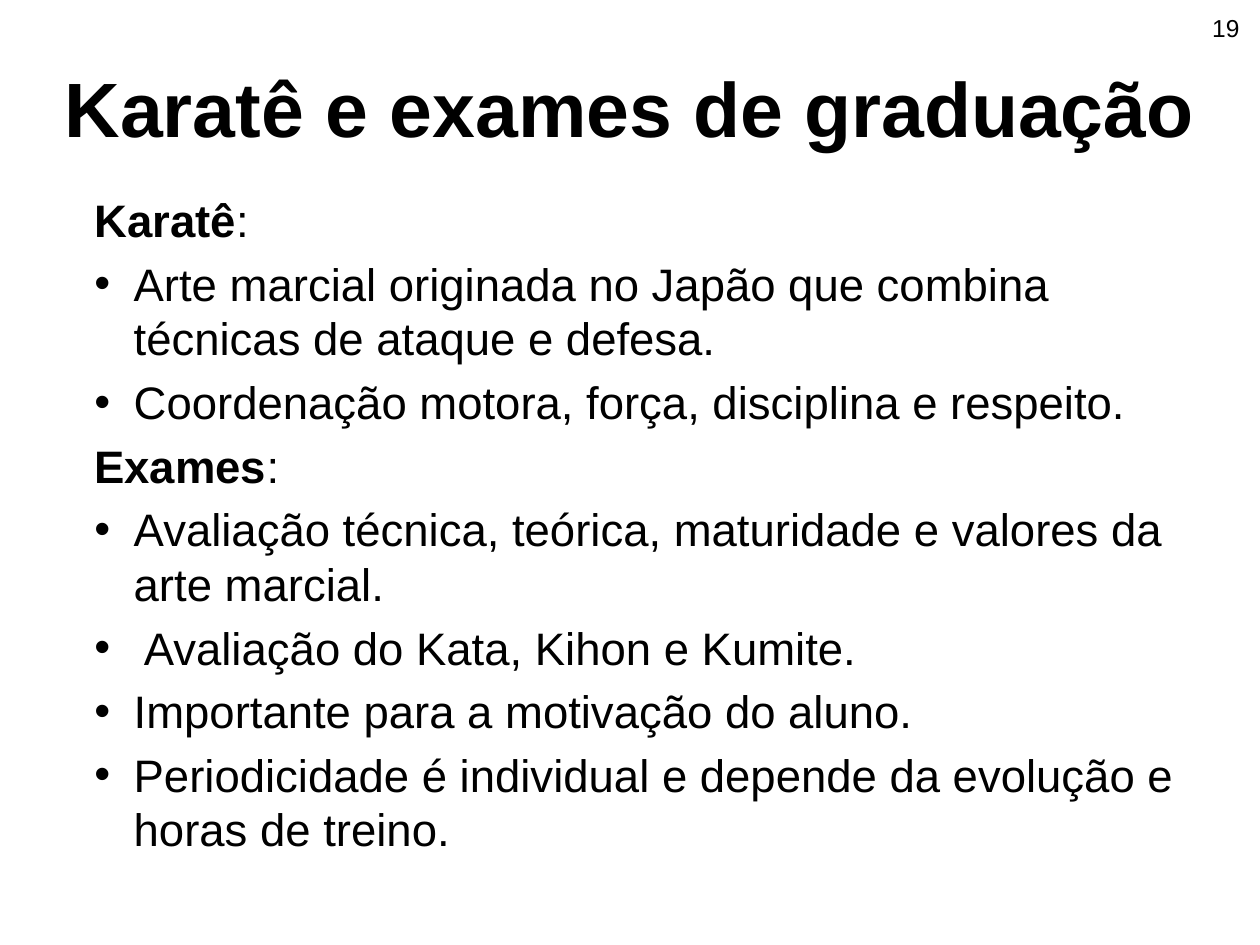
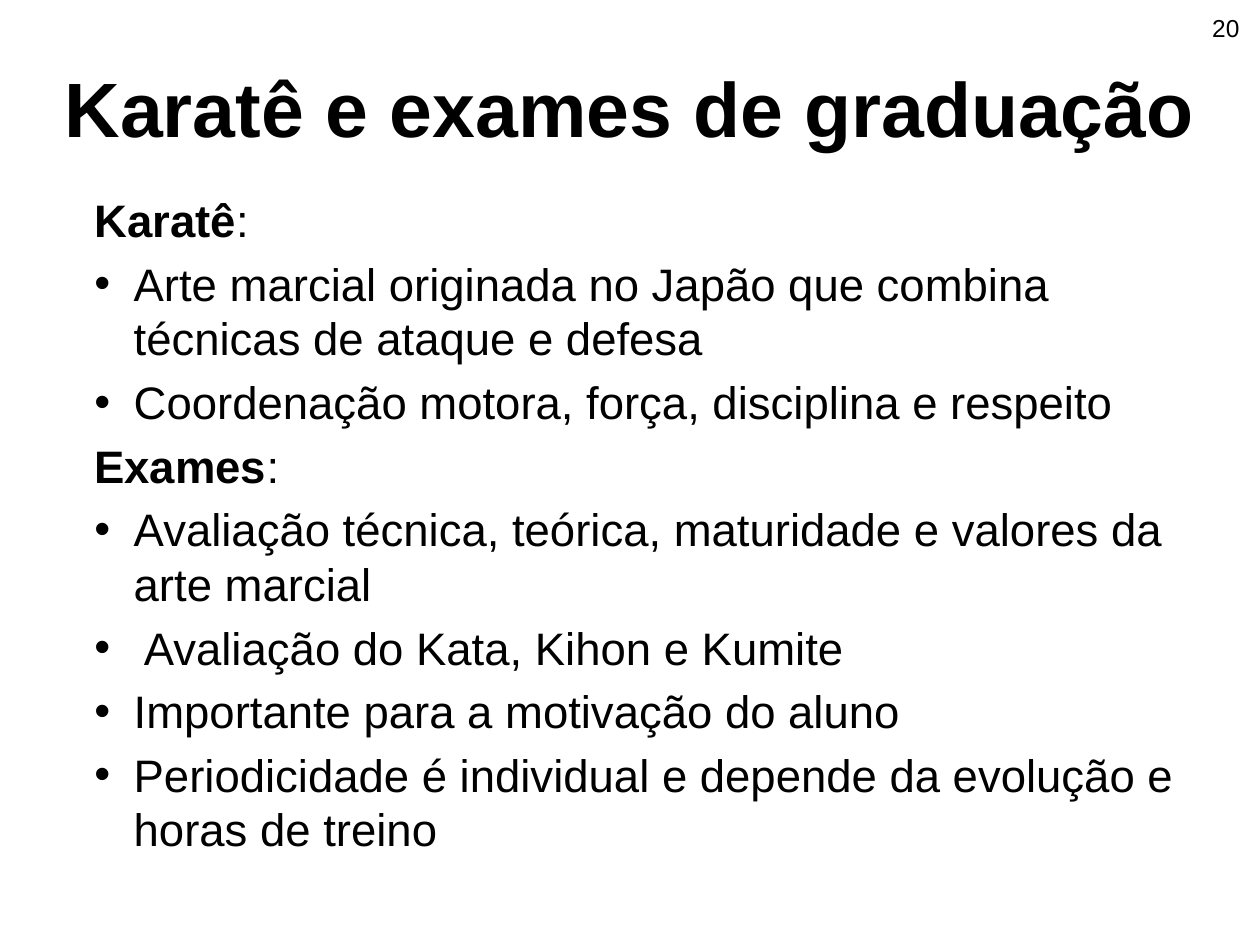
Before and after one commit to nicole-bauchspiess/TCC1, a slide deck: slide 20 of Apresentação Pré-projeto-BCC - Copia.pptx (slide 19 before the commit). Drawn at 1260x945 pixels with LibreOffice and Linux fonts; fonts in the diff are those of the drawing; background and template pictures are left out. Boxes give left, top, right and bottom in pixels: in the first picture for what was removed or moved away, otherwise in the second. Text is boxed around its words. In the diff, an @@ line names an element or a change of style, - is before the commit and + after.

```diff
--- a/Apresentação Pré-projeto-BCC - Copia.pptx
+++ b/Apresentação Pré-projeto-BCC - Copia.pptx
@@ page number at (1212,20,1239,38): text changed @@
-19
+20
@@ text at (134,268,1112,428): text changed @@
-  • Arte marcial originada no Japão que combina técnicas de ataque e defesa.
-  • Coordenação motora, força, disciplina e respeito.
+  • Arte marcial originada no Japão que combina técnicas de ataque e defesa
+  • Coordenação motora, força, disciplina e respeito
@@ text at (134,512,1172,847): text changed @@
-  • Avaliação técnica, teórica, maturidade e valores da arte marcial.
-  • Avaliação do Kata, Kihon e Kumite.
-  • Importante para a motivação do aluno.
-  • Periodicidade é individual e depende da evolução e horas de treino.
+  • Avaliação técnica, teórica, maturidade e valores da arte marcial
+  • Avaliação do Kata, Kihon e Kumite
+  • Importante para a motivação do aluno
+  • Periodicidade é individual e depende da evolução e horas de treino
```
Also in this commit, not shown: 6 other slides changed, 3 slides added, 11 other files.
